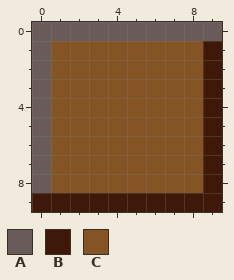
Pixel-art file, stored at sprites/obstacle_tile.aseprite. The picture above is the old version.
10x10 pixels, 1 frame.
Palette (. is transparent): A #695b59  B #3e1909  C #845425
Pixels before, first column x 0:
 0 AAAAAAAAAA
 1 ACCCCCCCCB
 2 ACCCCCCCCB
 3 ACCCCCCCCB
 4 ACCCCCCCCB
 5 ACCCCCCCCB
 6 ACCCCCCCCB
 7 ACCCCCCCCB
 8 ACCCCCCCCB
 9 BBBBBBBBBB
Now the later version:
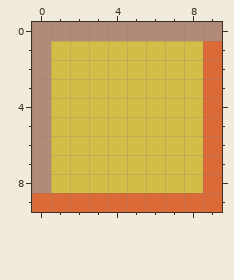
Edits made:
colour A: #695b59 -> #b28b78
colour B: #3e1909 -> #dc6a36
colour C: #845425 -> #d3bd46
